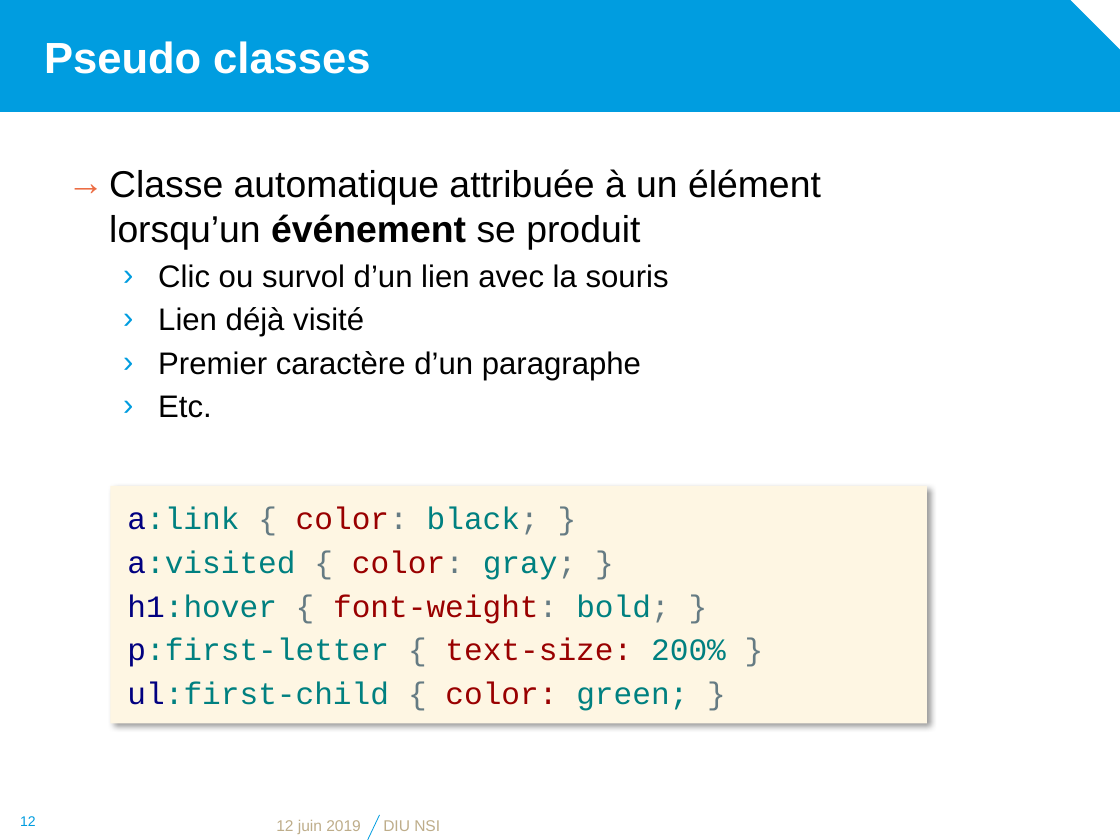
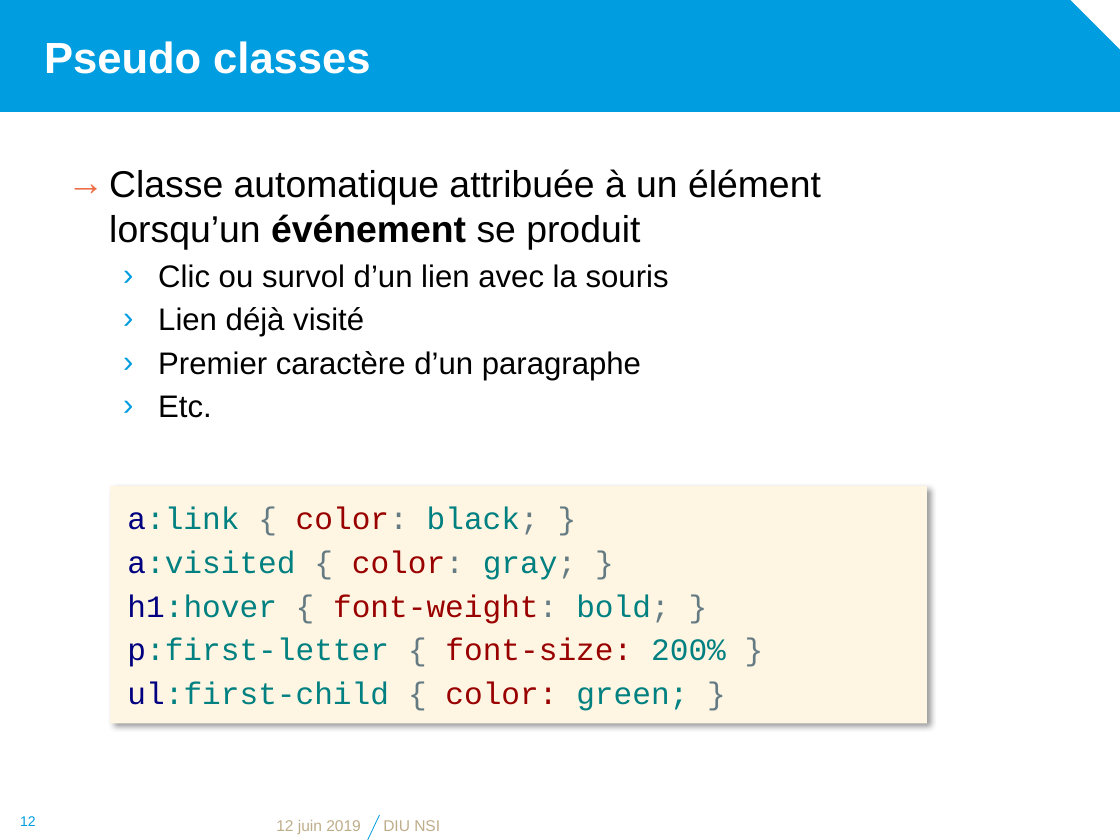
Before and after one commit to diu-uf-bordeaux/bloc1, a slide deck: slide 12 of web/3-CSS/css.pptx. Drawn at 1120x840 pixels with LibreOffice and Linux fonts; fonts in the diff are those of the drawing; background and template pictures are left out. Boxes give left, top, right and bottom in pixels: in the first picture for what was removed or moved away, otherwise in the second. Text is boxed around its words. In the diff, an @@ line names an element or a change of style, - is before the commit and + after.

```diff
--- a/web/3-CSS/css.pptx
+++ b/web/3-CSS/css.pptx
@@ text in rectangle at (127,638,726,667): text changed @@
-p:first-letter { text-size: 200% }
+p:first-letter { font-size: 200% }
```
Also in this commit, not shown: 1 other file.
